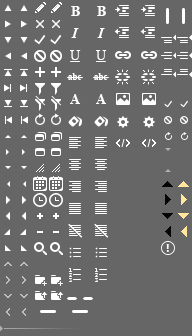
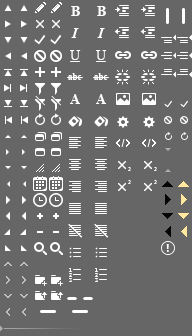
Comparing the layer stacks of the two 192 x 336 images. Changes:
added layer "superscript hover" in group "editor" over [144, 180, 157, 191]
added layer "superscript" in group "editor" over [118, 180, 131, 191]
added layer "subscript hover" in group "editor" over [144, 161, 157, 171]
added layer "subscript" in group "editor" over [118, 161, 131, 171]
